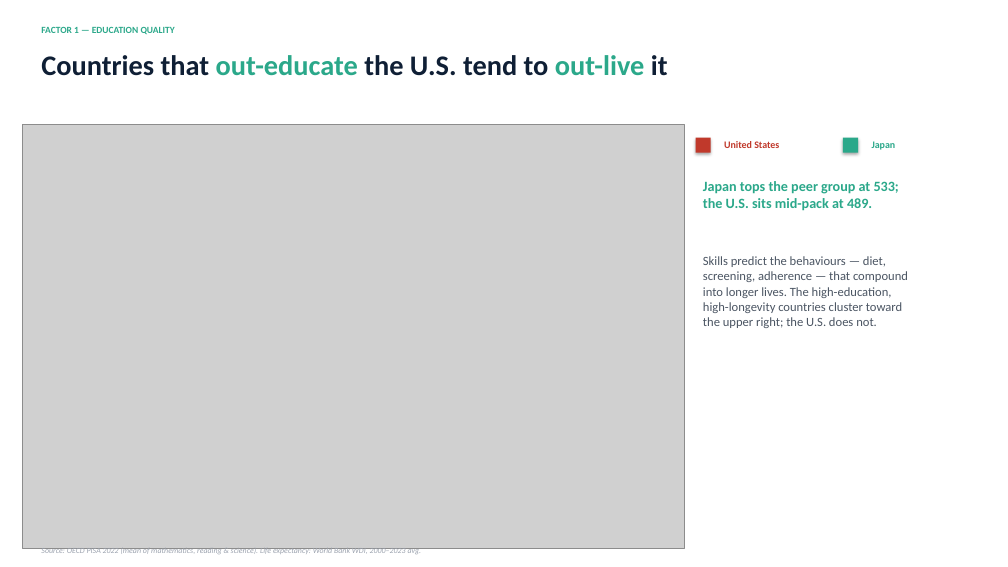
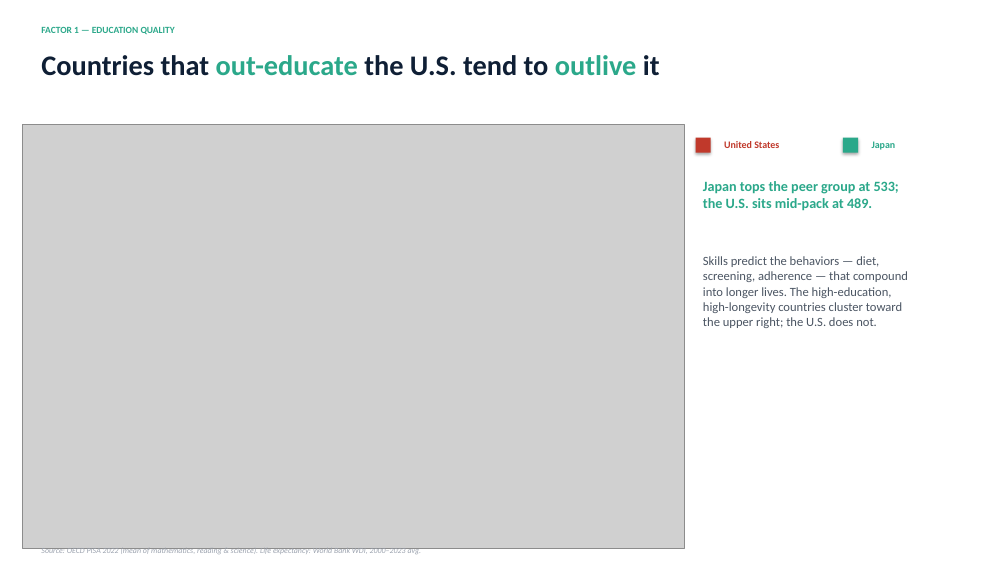
Before and after one commit to RonaldChibale/health-expenditure-analysis, a slide deck: slide 3 of health_expenditure_analysis.pptx. Drawn at 1008x567 pixels with LibreOffice and Linux fonts; fonts in the diff are those of the drawing; grey boxes stand for pictures. Boxes give left, top, right and bottom in pixels: in the first picture for what was removed or moved away, otherwise in the second. Text is boxed around its words. In the diff, an @@ line names an element or a change of style, - is before the commit and + after.

```diff
--- a/health_expenditure_analysis.pptx
+++ b/health_expenditure_analysis.pptx
@@ text at (41, 55, 660, 76): text changed @@
-Countries that out-educate the U.S. tend to out-live it
+Countries that out-educate the U.S. tend to outlive it
@@ text at (703, 256, 879, 267): text changed @@
-Skills predict the behaviours — diet,
+Skills predict the behaviors — diet,
```
Also in this commit, not shown: 3 other slides changed, 1 other file.
